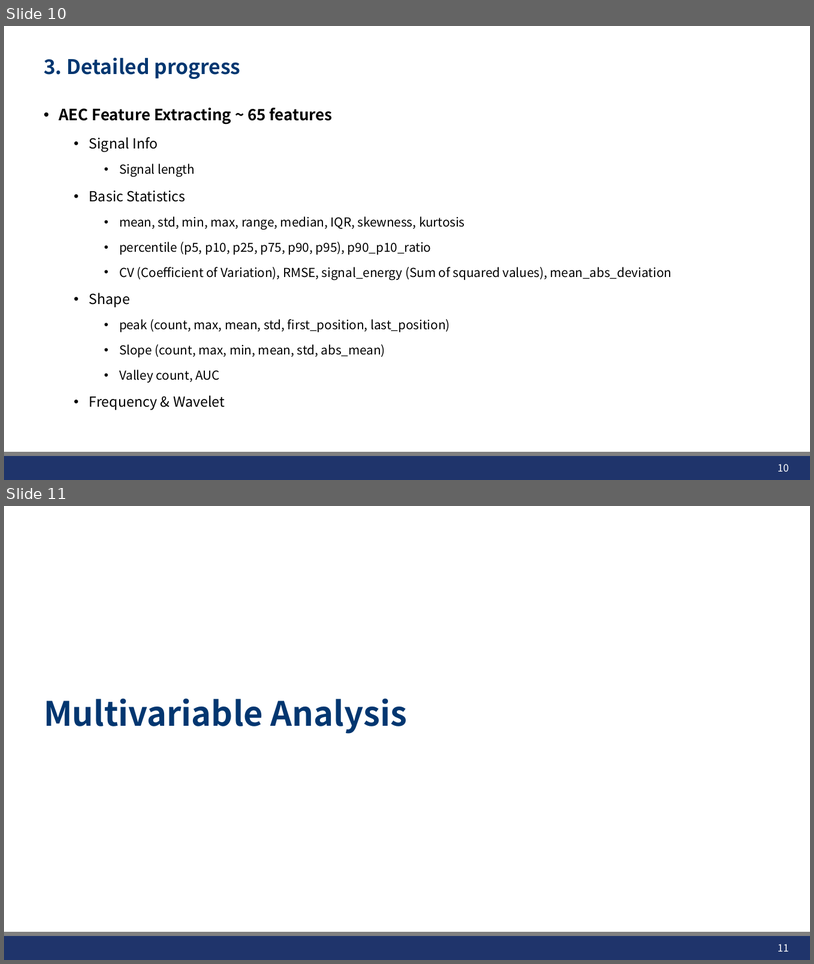
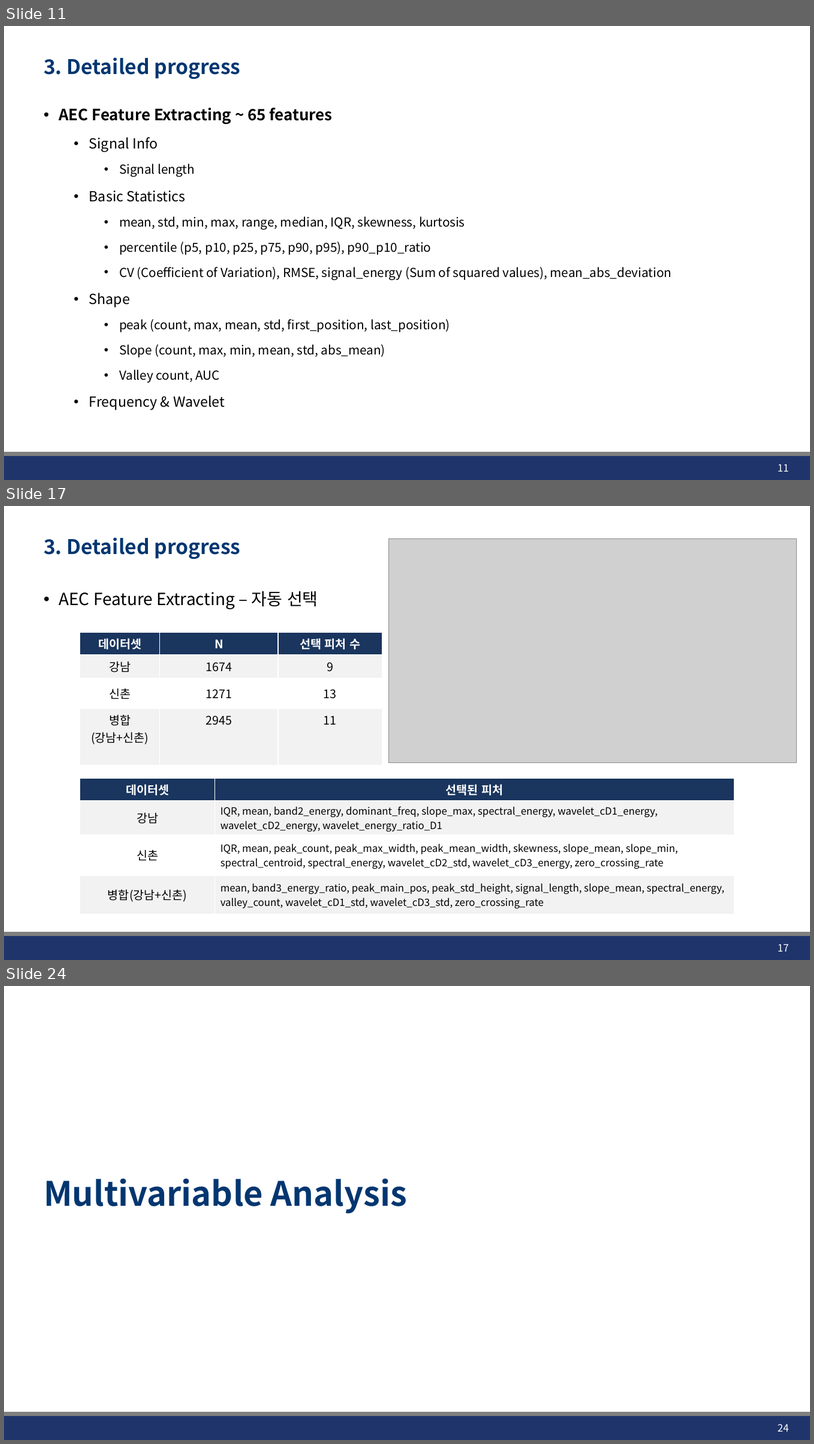
Before and after one commit to JHWannabe/2026-1_Study, a slide deck: 연구자료/260508_AEC_SMI_Analysis.pptx. Shown one above the other, each under a label of ours: slides 10 and 11 before the commit, slides 11, 17 and 24 after it; the slides between them are not shown. The pictures are 814x964 and 814x1444 pixels, drawn with LibreOffice and Linux fonts; fonts in the diff are those of the drawing; grey boxes stand for pictures; background and template pictures are left out. Boxes give left, top, right and bottom in pixels: in the first picture for what was removed or moved away, otherwise in the second. Text is boxed around its words. In the diff, an @@ line names an element or a change of style, - is before the commit and + after.

```diff
--- a/연구자료/260508_AEC_SMI_Analysis.pptx
+++ b/연구자료/260508_AEC_SMI_Analysis.pptx
@@ slide 17 added at [4,506,810,960], background #FFFFFF; not listed: 2 template elements that a slide beside it also shows @@
@@ title added at [44,537,240,559], 24 pt, text #023670, bold @@
+3. Detailed progress
@@ picture added at [389,538,797,762] @@
@@ text added at [59,591,318,609], 20 pt, text #000000 @@
+• AEC Feature Extracting – 자동 선택
@@ table added at [80,633,383,747], 4 rows, 3 columns @@
+데이터셋 | N | 선택 피처 수
+강남 | 1674 | 9
+신촌 | 1271 | 13
+병합 / (강남+신촌) | 2945 | 11
@@ table added at [80,778,735,910], 4 rows, 2 columns @@
+데이터셋 | 선택된 피처
+강남 | IQR, mean, band2_energy, dominant_freq, slope_max, spectral_energy, wavelet_cD1_energy, wavelet_cD2_energy, wavelet_energy_ratio_D1
+신촌 | IQR, mean, peak_count, peak_max_width, peak_mean_width, skewness, slope_mean, slope_min, spectral_centroid, spectral_energy, wavelet_cD2_std, wavelet_cD3_energy, zero_crossing_rate
+병합(강남+신촌) | mean, band3_energy_ratio, peak_main_pos, peak_std_height, signal_length, slope_mean, spectral_energy, valley_count, wavelet_cD1_std, wavelet_cD3_std, zero_crossing_rate
@@ page number added at [778,943,789,951], 12 pt, text #FFFFFF @@
+17
@@ what was slide 10 is now slide 11 @@
@@ page number at [778,463,789,471]: text changed @@
-10
+11
@@ what was slide 11 is now slide 24 @@
@@ page number at [778,1423,789,1431]: text changed @@
-11
+24
```
Also in this commit, not shown: 1 slide changed, 21 other slides added, 12 other files.
